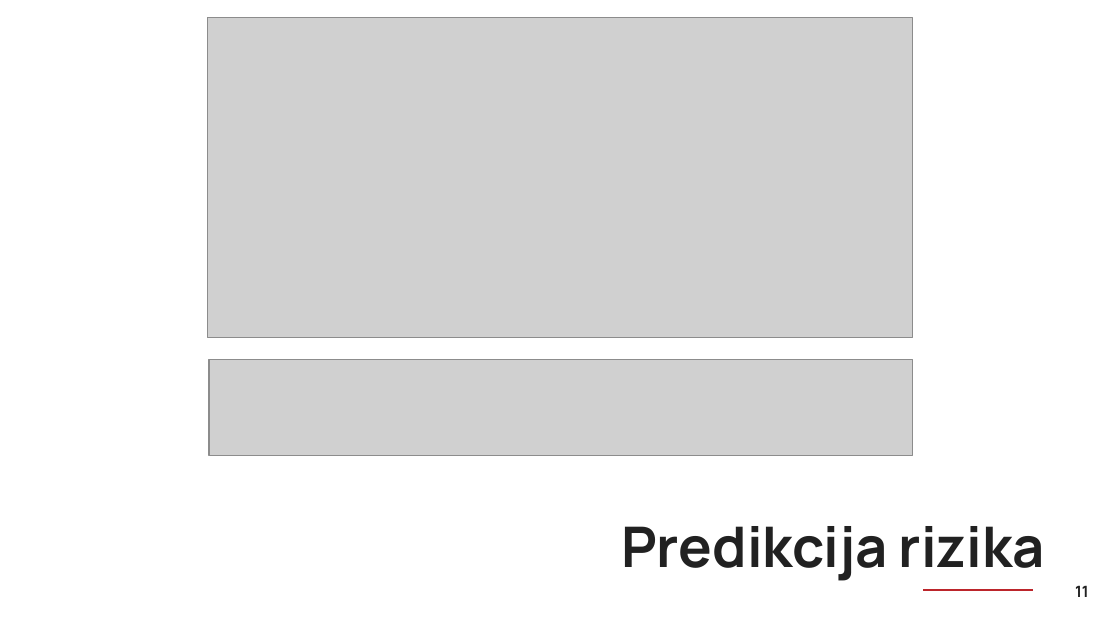
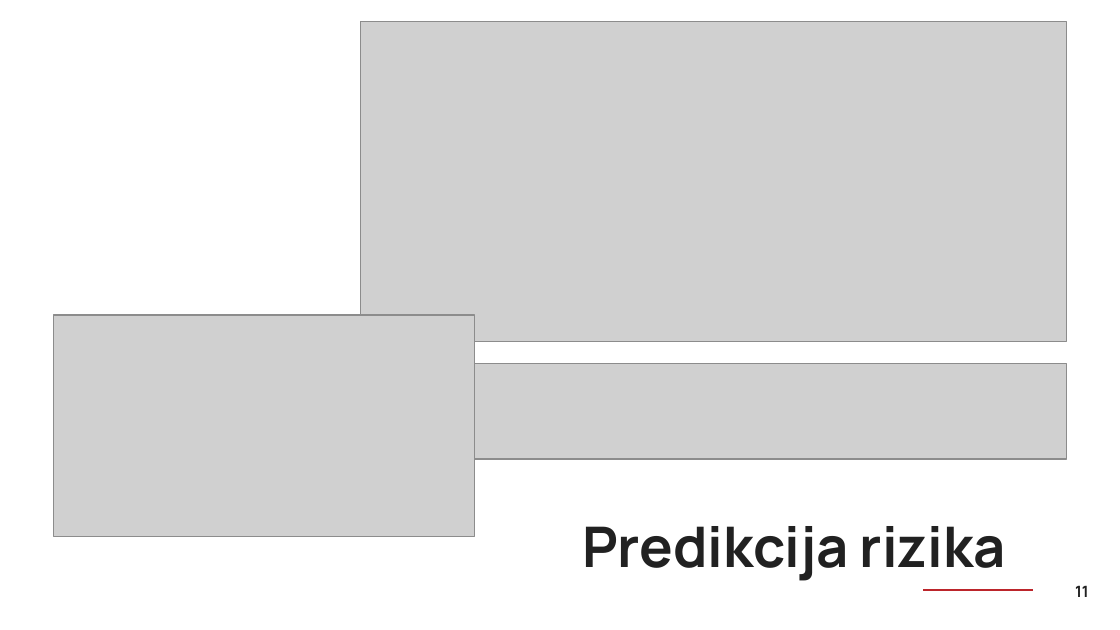
Before and after one commit to mnejra03/AI-Agent-, a slide deck: slide 11 of HealthPredict - AI Agent - IB220043.pptx. Drawn at 1120x630 pixels with LibreOffice and Linux fonts; fonts in the diff are those of the drawing; grey boxes stand for pictures; background and template pictures are left out. Boxes give left, top, right and bottom in pixels: in the first picture for what was removed or moved away, otherwise in the second. Text is boxed around its words. In the diff, an @@ line names an element or a change of style, - is before the commit and + after.

```diff
--- a/HealthPredict - AI Agent - IB220043.pptx
+++ b/HealthPredict - AI Agent - IB220043.pptx
@@ picture: place and size @@
-picture at (207,18,913,338)
+picture at (361,21,1066,342)
@@ picture added at (54,315,475,535) @@
@@ picture: place and size @@
-picture at (209,360,913,456)
+picture at (363,363,1066,459)
@@ title "Predikcija rizika": place and size @@
-title "Predikcija rizika" at (621,526,1045,581)
+title "Predikcija rizika" at (582,526,1006,581)
```
Also in this commit, not shown: 3 other slides changed.
